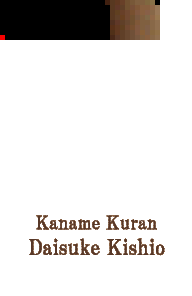
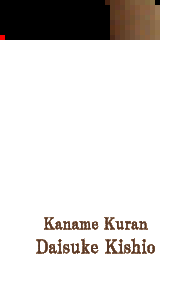
Before/after of a 192 x 296 layered artwork. What changed in the layer stack:
painted on "Kaname Kuran Daisuke Kishio" over [29, 215, 165, 256]
